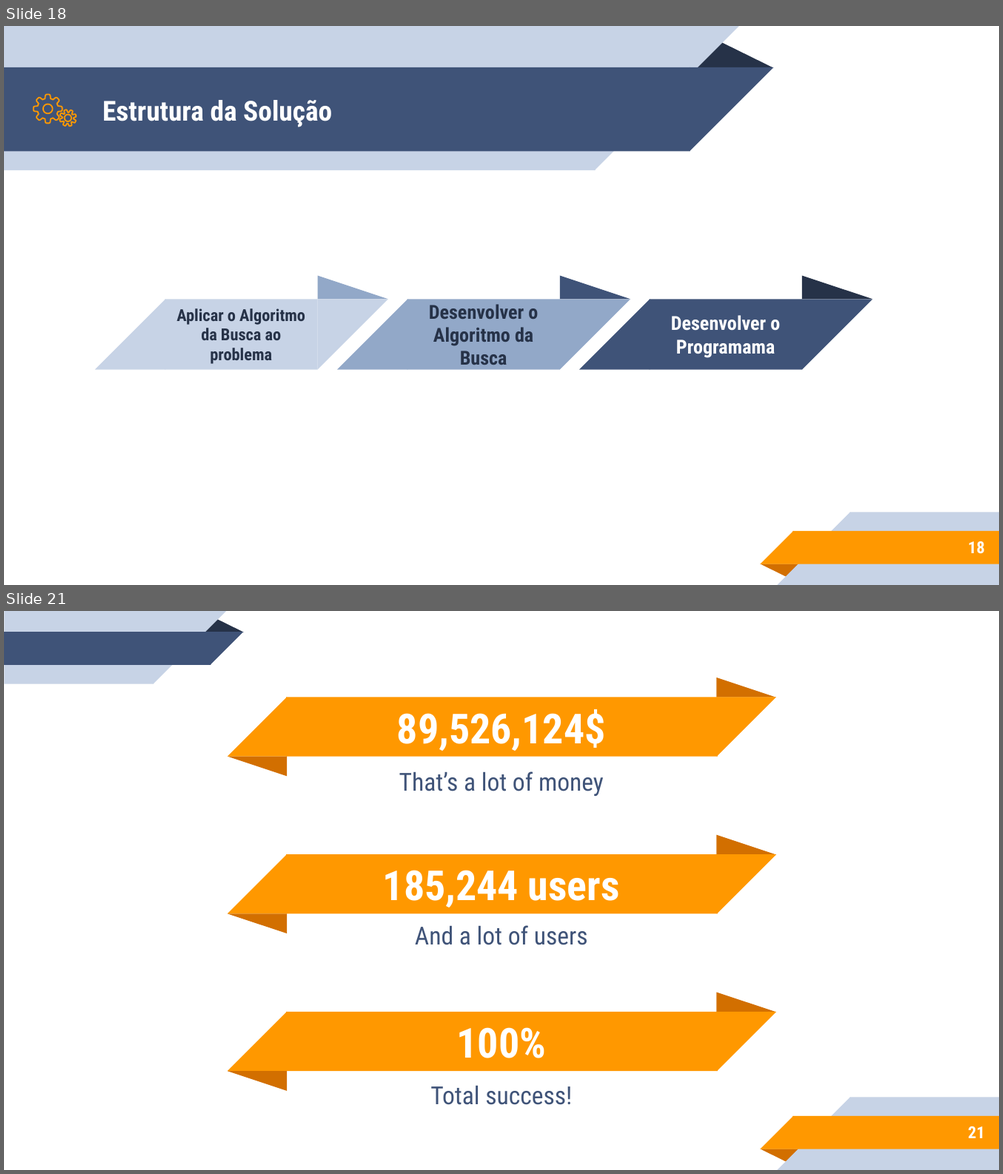
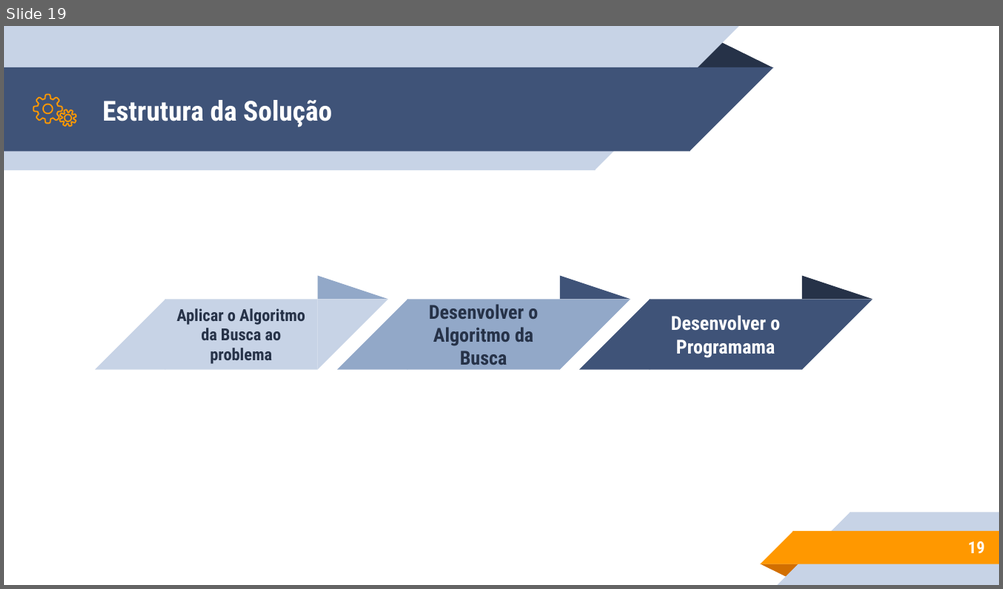
Before and after one commit to vanessals95/Projeto1_Inteligencia_Artificial, a slide deck: Apresentação_IA_Projeto1.pptx. Shown one above the other, each under a label of ours: slides 18 and 21 before the commit, slide 19 after it; the slides between them are not shown. The pictures are 1003x1174 and 1003x589 pixels, drawn with LibreOffice and Linux fonts; fonts in the diff are those of the drawing. Boxes give left, top, right and bottom in pixels: in the first picture for what was removed or moved away, otherwise in the second. Text is boxed around its words. In the diff, an @@ line names an element or a change of style, - is before the commit and + after.

```diff
--- a/Apresentação_IA_Projeto1.pptx
+++ b/Apresentação_IA_Projeto1.pptx
@@ slide 21 removed at [4,611,999,1170], background #FFFFFF; not listed: 5 template elements that a slide beside it also shows @@
@@ group removed at [4,611,244,684]: 2 rectangles, 2 right triangles, 1 triangle @@
@@ title removed at [397,709,606,751] @@
-89,526,124$
@@ group removed at [227,678,776,776]: 2 triangles, 2 right triangles, 1 rectangle @@
@@ subtitle removed at [399,772,603,796] @@
-That’s a lot of money
@@ title removed at [383,870,620,908] @@
-185,244 users
@@ group removed at [227,834,776,934]: 2 triangles, 2 right triangles, 1 rectangle @@
@@ subtitle removed at [415,925,588,945] @@
-And a lot of users
@@ title removed at [457,1028,546,1059] @@
-100%
@@ group removed at [227,993,776,1091]: 2 triangles, 2 right triangles, 1 rectangle @@
@@ subtitle removed at [430,1086,572,1105] @@
-Total success!
@@ page number removed at [967,1127,984,1139] @@
-21
@@ what was slide 18 is now slide 19 @@
@@ page number at [967,542,984,554]: text changed @@
-18
+19
```
Also in this commit, not shown: 5 slides changed, 7 slides added, 10 other slides removed, 14 other files.
